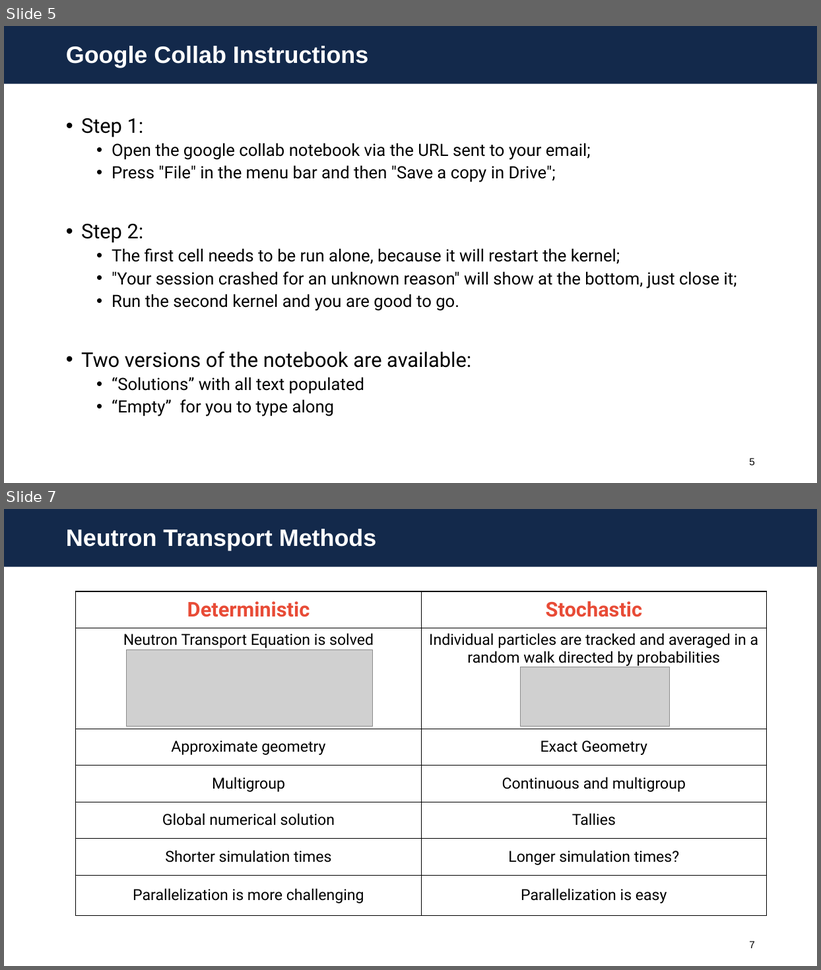
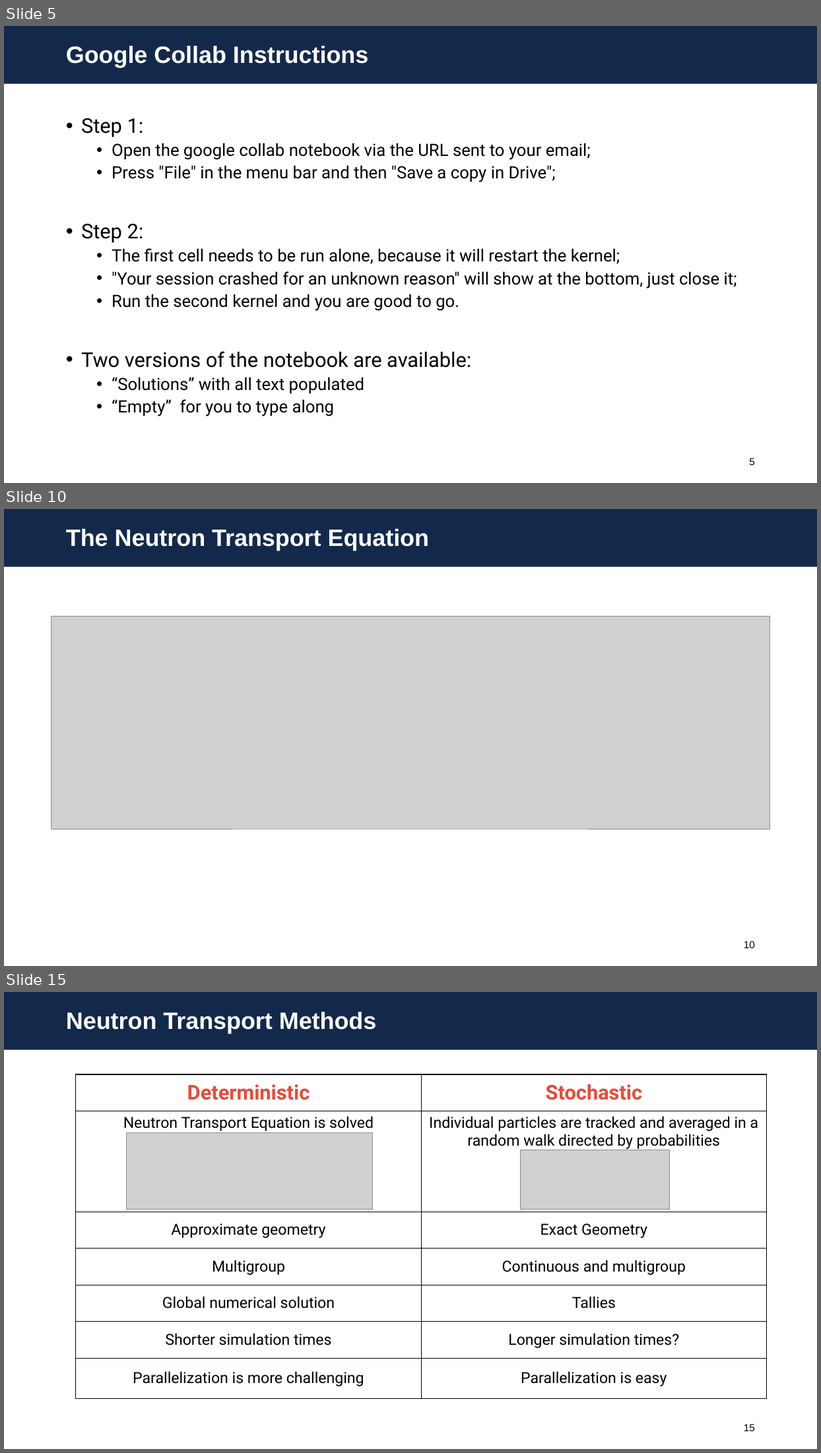
Before and after one commit to aprilnovak/openmc-education, a slide deck: intro/1-Theory.pptx. Shown one above the other, each under a label of ours: slides 5 and 7 before the commit, slides 5, 10 and 15 after it; the slides between them are not shown. The pictures are 821x970 and 821x1453 pixels, drawn with LibreOffice and Linux fonts; fonts in the diff are those of the drawing; grey boxes stand for pictures; background and template pictures are left out. Boxes give left, top, right and bottom in pixels: in the first picture for what was removed or moved away, otherwise in the second. Text is boxed around its words. In the diff, an @@ line names an element or a change of style, - is before the commit and + after.

```diff
--- a/intro/1-Theory.pptx
+++ b/intro/1-Theory.pptx
@@ slide 10 added at (4, 509, 817, 966), background #FFFFFF; not listed: 1 template element that a slide beside it also shows @@
@@ title added at (66, 529, 429, 551), 28 pt, text #FFFFFF, bold @@
+The Neutron Transport Equation
@@ picture added at (51, 617, 770, 829) @@
@@ rectangle added at (44, 922, 145, 957), fill #FFFFFF @@
@@ page number added at (744, 941, 755, 949), 12 pt, text #000000 @@
+10
@@ what was slide 7 is now slide 15 @@
@@ page number at (744, 1424, 755, 1432): text changed @@
-7
+15
```
Also in this commit, not shown: 9 other slides added, 1 slide removed, 2 other files.
